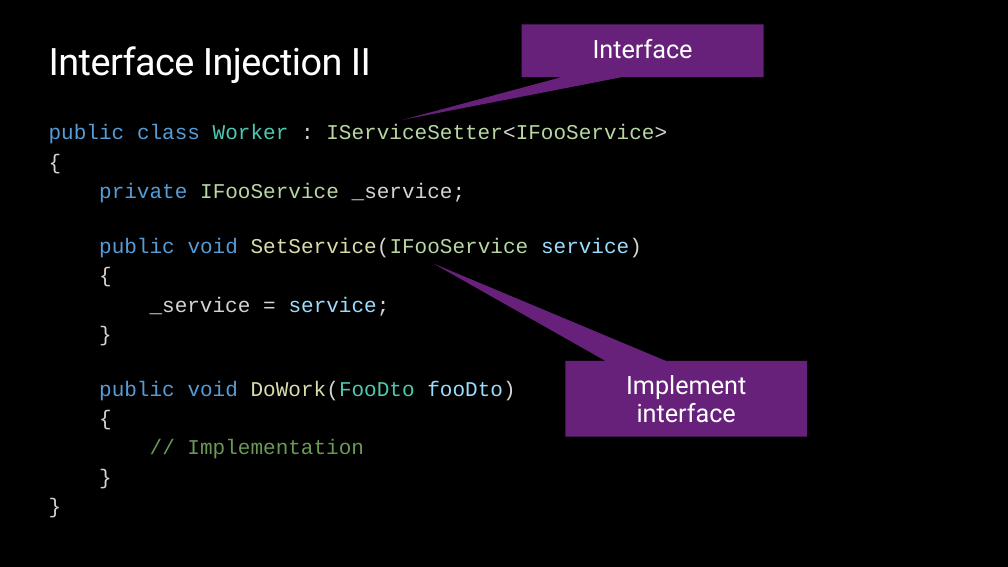
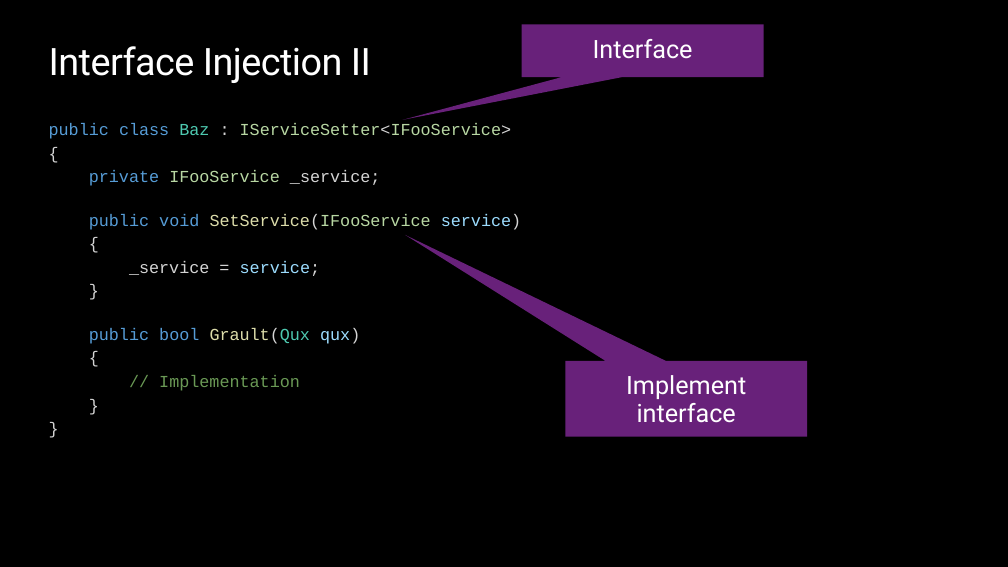
Before and after one commit to ondfisk/BDSA2020, a slide deck: slide 15 of Slides/Lecture05 - Dependency Injection, Testing Entity Framework.pptx (slide 13 before the commit). Drawn at 1008x567 pixels with LibreOffice and Linux fonts; fonts in the diff are those of the drawing; background and template pictures are left out. Boxes give left, top, right and bottom in pixels: in the first picture for what was removed or moved away, otherwise in the second. Text is boxed around its words. In the diff, an @@ line names an element or a change of style, - is before the commit and + after.

```diff
--- a/Slides/Lecture05 - Dependency Injection, Testing Entity Framework.pptx
+++ b/Slides/Lecture05 - Dependency Injection, Testing Entity Framework.pptx
@@ text at (49, 123, 512, 139): text changed; size 20 to 16 pt @@
-public class Worker : IServiceSetter<IFooService>
+public class Baz : IServiceSetter<IFooService>
@@ text at (89, 170, 521, 391): size 20 to 16 pt in "{", "private IFooService _service;", "public void SetService(IFooService service)", "{" and 6 more places @@
@@ text at (89, 328, 360, 344): text changed; size 20 to 16 pt @@
-public void DoWork(FooDto fooDto)
+public bool Grault(Qux qux)
```
Also in this commit, not shown: 12 other slides changed, 5 slides added, 3 slides removed, 20 other files.
